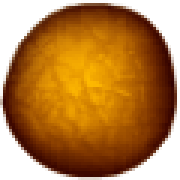
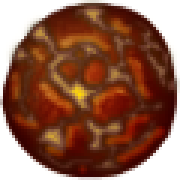
Layers edited between the first and the second (180, 180) image:
removed layer "Sichtbar-Kopie#2" over <box>0,0,180,180</box>
added layer "top_border-Kopie" (soft light) above "glow-Kopie" over <box>6,12,168,177</box>
added layer "glow-Kopie" (screen, 30%) above "active#7" over <box>0,0,180,180</box>
added layer "active#7" (soft light) above "active#2" over <box>3,0,180,174</box>
added layer "active#2" above "veins#1" over <box>15,6,165,168</box>
added layer "veins#1" above "veins-shadow-Kopie" over <box>3,0,180,174</box>
added layer "veins-shadow-Kopie" above "shadow" over <box>0,0,180,180</box>
